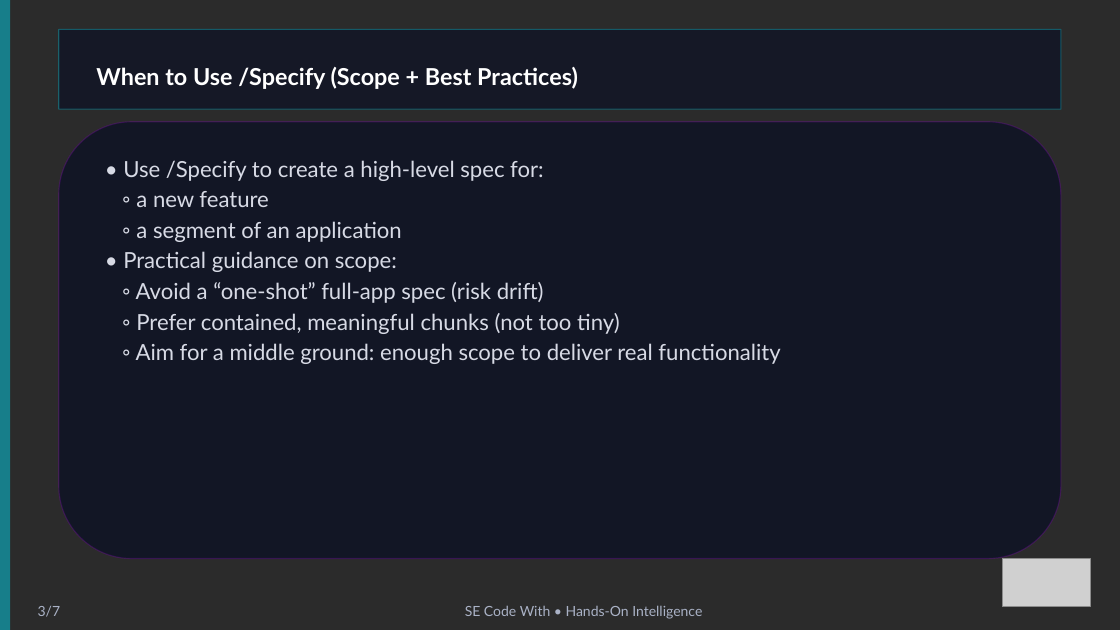
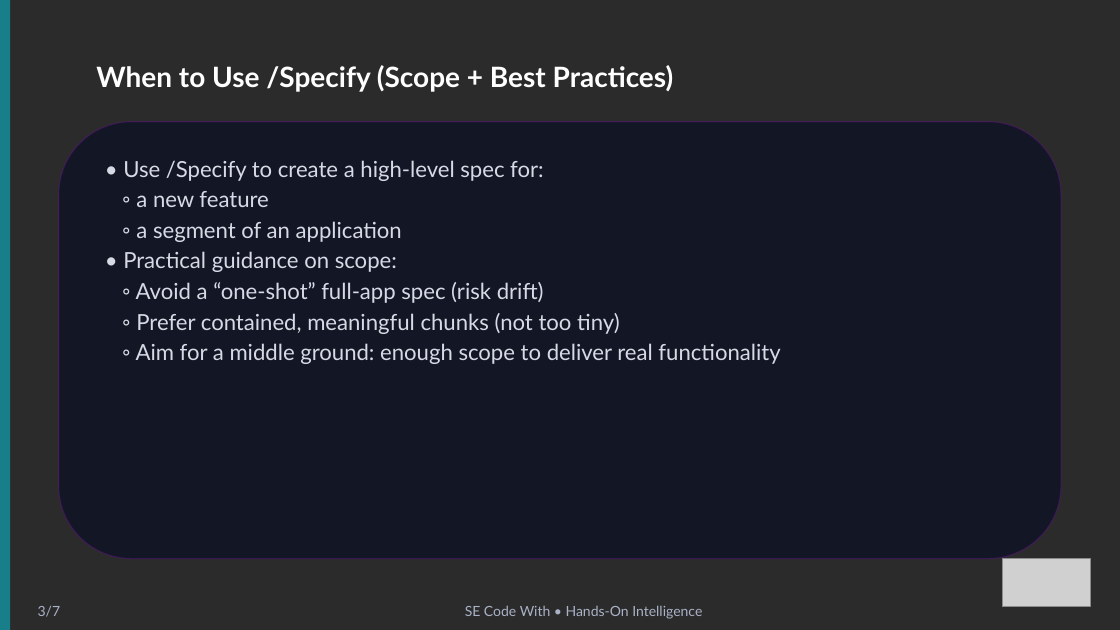
Before and after one commit to joelborellis/HOK-project-starter-GHCP, a slide deck: slide 3 of Day_2/slides/Day_2_Specify_slides.pptx. Drawn at 1120x630 pixels with LibreOffice and Linux fonts; fonts in the diff are those of the drawing; grey boxes stand for pictures; background and template pictures are left out; a plain dark background stands for a picture behind light text. Boxes give left, top, right and bottom in pixels: in the first picture for what was removed or moved away, otherwise in the second. Text is boxed around its words. In the diff, an @@ line names an element or a change of style, - is before the commit and + after.

Commit message:
Added powerpoint slides for constitution and specify

```diff
--- a/Day_2/slides/Day_2_Specify_slides.pptx
+++ b/Day_2/slides/Day_2_Specify_slides.pptx
@@ rectangle removed at bbox=[59, 29, 1061, 109] @@
@@ text "When to Use /Specify (Scope ..." at bbox=[96, 65, 674, 92]: size 20 to 24 pt @@
```
Also in this commit, not shown: 1 other slide changed.
